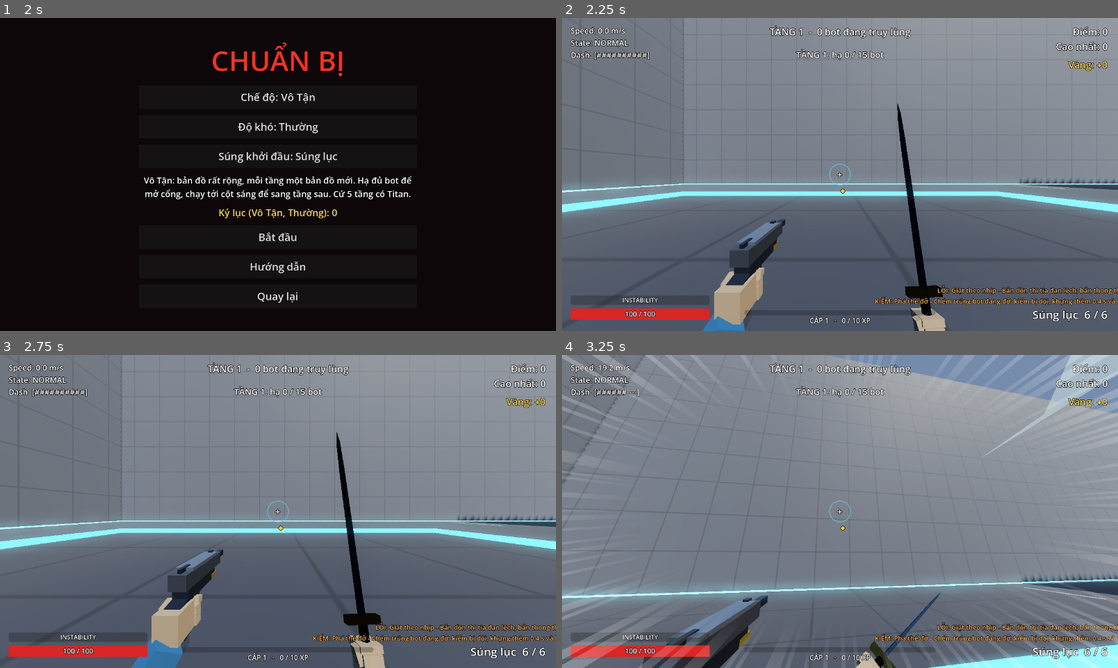
Above: before the commit, frames 1-4 (two rows, left to right).
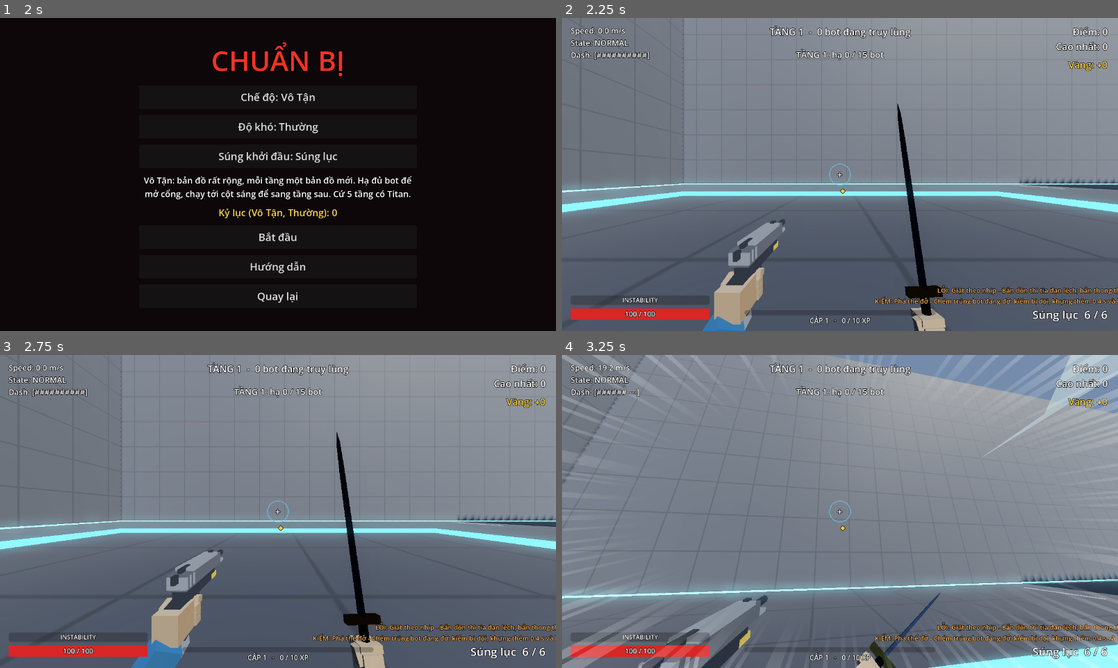
Above: after the commit, the same moments.

Repository: halo07-pixel/redliner
Game: Godot game, scene res://scenes/menu.tscn
Two runs of this game, one before a commit and one after it. Both use one fixed random seed, a clock stepped at 60 frames per second and the inputs below.
Inputs (mouse positions are in pixels of both pictures, inside the frame that each line leads up to):
- Up to frame 1 (2 s): click "Chơi" at 0.5 s; click "Cửa hàng" at 1.25 s
- Up to frame 2 (2.25 s): click "Cài đặt" at 2 s
- Up to frame 3 (2.75 s): no input
- Up to frame 4 (3.25 s): tap Enter at 2.75 s; move the mouse to (867, 511) at 2.77 s; hold W (move_forward) from 2.78 s (still down); hold Space (jump) from 2.78 s (still down); tap Shift (dash) at 2.85 s; click (867, 511) at 2.92 s

Frame 1 is identical in both runs. In frame 2, 1.0% of the frame differs, in the area x 29-41%, y 64-100%; in frame 3, 0.9%; in frame 4, 2.0%, in the area x 13-37%, y 76-100%.

Commit message:
M43: 4 sung low poly (Blender .glb) cho viewmodel va bot xa thu/phao thu
- tools/blender/make_guns.py (bpy 5.3 chay duoc tren cloud) -> pistol/shotgun/launcher/sniper.glb
- muzzle + phan cu dong Mag/Pump/Cap/Bolt theo ten; viewmodel _add_lowpoly_gun
- PALETTE/MATERIAL_PARAMS them mau sung; Global.LOWPOLY.guns
- test_m43; docs ASSETS/HANDOFF

Co-Authored-By: Claude Sonnet 5.5 <noreply@anthropic.com>
Claude-Session: https://claude.ai/code/session_011ynLRk7SUXMMCvF1eitzue

Diff:
--- a/scripts/data/visual_data.gd
+++ b/scripts/data/visual_data.gd
@@ -17,12 +17,24 @@
 	"steel_dark": Color(0.4875, 0.507, 0.546),
 	"gold": Color(0.8, 0.65, 0.25),
 	"leather": Color(0.28, 0.17, 0.1),
+	"gun_metal": Color(0.17, 0.18, 0.21),
+	"gun_metal_light": Color(0.3194, 0.3276, 0.3522),
+	"wood": Color(0.32, 0.2, 0.1),
+	"red": Color(0.7, 0.15, 0.1),
+	"scope_dark": Color(0.08, 0.08, 0.1),
 }
 
 ## M42 "Chuẩn low poly": model dựng trong Blender (.glb). `enabled` = false -> quay về khối/FBX cũ. Chuẩn đầy đủ: docs/ASSETS.md.
 const LOWPOLY: Dictionary = {
 	"enabled": true,
 	"sword": "res://assets/weapons/lowpoly/sword.glb",
+	# M43: súng cầm tay (gốc = bàn tay cầm, nòng -Z; phần cử động Mag/Pump/Cap/Bolt; Empty `muzzle`)
+	"guns": {
+		"pistol": "res://assets/weapons/lowpoly/pistol.glb",
+		"shotgun": "res://assets/weapons/lowpoly/shotgun.glb",
+		"launcher": "res://assets/weapons/lowpoly/launcher.glb",
+		"sniper": "res://assets/weapons/lowpoly/sniper.glb",
+	},
 	# Ngân sách tam giác tối đa mỗi loại (đếm theo mesh trong .glb)
 	"budget": {"bot": 1500, "weapon": 600, "prop": 1200},
 }
@@ -42,6 +54,11 @@
 	"steel_dark": {"metallic": 0.0, "roughness": 0.6, "emission": 0.0, "tile": 1.0},
 	"gold": {"metallic": 0.0, "roughness": 0.6, "emission": 0.0, "tile": 1.0},
 	"leather": {"metallic": 0.0, "roughness": 0.6, "emission": 0.0, "tile": 1.0},
+	"gun_metal": {"metallic": 0.0, "roughness": 0.6, "emission": 0.0, "tile": 1.0},
+	"gun_metal_light": {"metallic": 0.0, "roughness": 0.6, "emission": 0.0, "tile": 1.0},
+	"wood": {"metallic": 0.0, "roughness": 0.6, "emission": 0.0, "tile": 1.0},
+	"red": {"metallic": 0.0, "roughness": 0.6, "emission": 0.0, "tile": 1.0},
+	"scope_dark": {"metallic": 0.0, "roughness": 0.6, "emission": 0.0, "tile": 1.0},
 }
 
 ## Chất lượng đồ họa (M6.3): chỉ số 0=Thấp, 1=Vừa, 2=Cao.
--- a/scripts/mannequin_gltf.gd
+++ b/scripts/mannequin_gltf.gd
@@ -38,9 +38,11 @@
 	"swordsman": {"file": "res://assets/weapons/quaternius/Sword.fbx", "length": 1.0, "grip": 0.15, "melee": true, "hold_deg": -56.0,
 		"lowpoly": {"file": "res://assets/weapons/lowpoly/sword.glb", "grip": 0.11, "flip": true}},
 	"elite": {"file": "res://assets/weapons/quaternius/Axe_Double.fbx", "length": 0.85, "grip": 0.2, "melee": true, "hold_deg": -56.0},
-	"gunner": {"file": "res://assets/weapons/honeybadger/HoneyBadger.fbx", "length": 0.85, "grip": 0.45, "melee": false, "hold_deg": -90.0},
+	"gunner": {"file": "res://assets/weapons/honeybadger/HoneyBadger.fbx", "length": 0.85, "grip": 0.45, "melee": false, "hold_deg": -90.0,
+		"lowpoly": {"file": "res://assets/weapons/lowpoly/sniper.glb", "length": 0.95, "grip": 0.135, "flip": true}},
 	"rusher": {"file": "res://assets/weapons/quaternius/Dagger.fbx", "length": 0.6, "grip": 0.1, "melee": true, "hold_deg": -56.0},
-	"bomber": {"file": "res://assets/weapons/honeybadger/HoneyBadger.fbx", "length": 0.95, "grip": 0.45, "melee": false, "hold_deg": -90.0},
+	"bomber": {"file": "res://assets/weapons/honeybadger/HoneyBadger.fbx", "length": 0.95, "grip": 0.45, "melee": false, "hold_deg": -90.0,
+		"lowpoly": {"file": "res://assets/weapons/lowpoly/launcher.glb", "length": 0.7, "grip": 0.094, "flip": true}},
 }
 
 ## Nạp trước model người que + vũ khí bằng luồng nền khi vào trận, để bot đầu tiên không làm giật khung (nạp lần đầu ~50-130 ms).
--- a/scripts/viewmodel.gd
+++ b/scripts/viewmodel.gd
@@ -149,6 +149,8 @@
 var weapon_id: String = "pistol"
 var _gun_models: Dictionary = {}
 var _flash_z: Dictionary = {}
+## Tên phần cử động trong .glb của từng súng (M43).
+const _LOWPOLY_ANIM: Dictionary = {"pistol": "Mag", "shotgun": "Pump", "launcher": "Cap", "sniper": "Bolt"}
 var muzzle_flash: MeshInstance3D
 
 var bob_offset: Vector3 = Vector3.ZERO   # nhún hiện tại (để test)
@@ -215,18 +217,19 @@
 	gun_pivot = _node("GunPivot", self, V["gun_pos"])
 	_gun_rest_pos = gun_pivot.position
 	var pistol := _node("Pistol", gun_pivot, Vector3.ZERO)
-	_part(pistol, Vector3(0.05, 0.04, 0.2), Vector3(0.0, 0.0, -0.08), metal)               # khung
-	_part(pistol, Vector3(0.056, 0.05, 0.27), Vector3(0.0, 0.045, -0.1), metal_light)      # thân trượt
-	_part(pistol, Vector3(0.026, 0.026, 0.09), Vector3(0.0, 0.048, -0.275), metal)         # nòng
-	_part(pistol, Vector3(0.018, 0.016, 0.02), Vector3(0.0, 0.078, -0.2), metal)           # đầu ruồi
-	_part(pistol, Vector3(0.048, 0.11, 0.055), Vector3(0.0, -0.065, 0.02), metal, Vector3(12.0, 0.0, 0.0)) # báng
-	_part(pistol, Vector3(0.016, 0.03, 0.07), Vector3(0.0, -0.035, -0.045), metal)         # bao cò
-	_part(pistol, Vector3(0.058, 0.012, 0.2), Vector3(0.0, 0.074, -0.1), steel_dark)       # M29: rãnh trượt
-	_part(pistol, Vector3(0.012, 0.014, 0.05), Vector3(0.0, 0.076, 0.0), metal)            # khe ngắm sau
-	_part(pistol, Vector3(0.052, 0.02, 0.05), Vector3(0.0, -0.01, -0.17), gold)            # vòng khoá nòng
-	var pmag := _node("Mag", pistol, Vector3.ZERO)
-	_part(pmag, Vector3(0.04, 0.05, 0.045), Vector3(0.0, -0.135, 0.03), steel_dark, Vector3(12.0, 0.0, 0.0))  # băng đạn thò dưới báng
-	_anim_parts["pistol"] = {"node": pmag, "pos": pmag.position, "rot": pmag.rotation_degrees}
+	if not _add_lowpoly_gun("pistol", pistol):
+		_part(pistol, Vector3(0.05, 0.04, 0.2), Vector3(0.0, 0.0, -0.08), metal)               # khung
+		_part(pistol, Vector3(0.056, 0.05, 0.27), Vector3(0.0, 0.045, -0.1), metal_light)      # thân trượt
+		_part(pistol, Vector3(0.026, 0.026, 0.09), Vector3(0.0, 0.048, -0.275), metal)         # nòng
+		_part(pistol, Vector3(0.018, 0.016, 0.02), Vector3(0.0, 0.078, -0.2), metal)           # đầu ruồi
+		_part(pistol, Vector3(0.048, 0.11, 0.055), Vector3(0.0, -0.065, 0.02), metal, Vector3(12.0, 0.0, 0.0)) # báng
+		_part(pistol, Vector3(0.016, 0.03, 0.07), Vector3(0.0, -0.035, -0.045), metal)         # bao cò
+		_part(pistol, Vector3(0.058, 0.012, 0.2), Vector3(0.0, 0.074, -0.1), steel_dark)       # M29: rãnh trượt
+		_part(pistol, Vector3(0.012, 0.014, 0.05), Vector3(0.0, 0.076, 0.0), metal)            # khe ngắm sau
+		_part(pistol, Vector3(0.052, 0.02, 0.05), Vector3(0.0, -0.01, -0.17), gold)            # vòng khoá nòng
+		var pmag := _node("Mag", pistol, Vector3.ZERO)
+		_part(pmag, Vector3(0.04, 0.05, 0.045), Vector3(0.0, -0.135, 0.03), steel_dark, Vector3(12.0, 0.0, 0.0))  # băng đạn thò dưới báng
+		_anim_parts["pistol"] = {"node": pmag, "pos": pmag.position, "rot": pmag.rotation_degrees}
 	_gun_fingers = _hand(gun_pivot, Vector3(0.0, -0.06, 0.02), glove, false)
 	_gun_arm = _make_arm(gun_pivot, Vector3(0.0, -0.1, 0.07), Vector3(V["gun_shoulder"]), Vector3(-0.6, -1.0, 0.25), sleeve)
 	var fm := StandardMaterial3D.new()
@@ -254,48 +257,51 @@
 
 	# ---- Các súng khác (cùng gốc = bàn tay cầm; chỉ hiện súng đang chọn) ----
 	_gun_models["pistol"] = pistol
-	_flash_z["pistol"] = -0.36
+	_flash_z["pistol"] = _flash_z.get("pistol", -0.36)
 	var wood := _mat(Color(0.32, 0.2, 0.1), 0.0, 0.8)
 	var scope_mat := _mat(Color(0.08, 0.08, 0.1), 0.5, 0.3)
 	var red := _mat(Color(0.7, 0.15, 0.1), 0.2, 0.6)
 	var sg := _node("Shotgun", gun_pivot, Vector3.ZERO)
-	_part(sg, Vector3(0.03, 0.03, 0.5), Vector3(-0.02, 0.05, -0.3), metal)                  # nòng trái
-	_part(sg, Vector3(0.03, 0.03, 0.5), Vector3(0.02, 0.05, -0.3), metal)                   # nòng phải
-	_part(sg, Vector3(0.09, 0.05, 0.12), Vector3(0.0, 0.02, -0.02), metal_light)            # thân
-	var pump := _node("Pump", sg, Vector3.ZERO)
-	_part(pump, Vector3(0.05, 0.035, 0.22), Vector3(0.0, 0.01, -0.2), wood)                 # ốp tay (ống trượt)
-	_part(pump, Vector3(0.056, 0.012, 0.03), Vector3(0.0, 0.01, -0.1), steel_dark)          # M29: vòng ốp tay
-	_part(sg, Vector3(0.012, 0.012, 0.46), Vector3(0.0, 0.074, -0.3), metal_light)          # thanh ngắm giữa 2 nòng
-	_part(sg, Vector3(0.016, 0.016, 0.016), Vector3(0.0, 0.086, -0.52), gold)               # đầu ruồi
-	_anim_parts["shotgun"] = {"node": pump, "pos": pump.position, "rot": pump.rotation_degrees}
-	_part(sg, Vector3(0.05, 0.11, 0.06), Vector3(0.0, -0.065, 0.04), wood, Vector3(12.0, 0.0, 0.0)) # báng
+	if not _add_lowpoly_gun("shotgun", sg):
+		_part(sg, Vector3(0.03, 0.03, 0.5), Vector3(-0.02, 0.05, -0.3), metal)                  # nòng trái
+		_part(sg, Vector3(0.03, 0.03, 0.5), Vector3(0.02, 0.05, -0.3), metal)                   # nòng phải
+		_part(sg, Vector3(0.09, 0.05, 0.12), Vector3(0.0, 0.02, -0.02), metal_light)            # thân
+		var pump := _node("Pump", sg, Vector3.ZERO)
+		_part(pump, Vector3(0.05, 0.035, 0.22), Vector3(0.0, 0.01, -0.2), wood)                 # ốp tay (ống trượt)
+		_part(pump, Vector3(0.056, 0.012, 0.03), Vector3(0.0, 0.01, -0.1), steel_dark)          # M29: vòng ốp tay
+		_part(sg, Vector3(0.012, 0.012, 0.46), Vector3(0.0, 0.074, -0.3), metal_light)          # thanh ngắm giữa 2 nòng
+		_part(sg, Vector3(0.016, 0.016, 0.016), Vector3(0.0, 0.086, -0.52), gold)               # đầu ruồi
+		_anim_parts["shotgun"] = {"node": pump, "pos": pump.position, "rot": pump.rotation_degrees}
+		_part(sg, Vector3(0.05, 0.11, 0.06), Vector3(0.0, -0.065, 0.04), wood, Vector3(12.0, 0.0, 0.0)) # báng
 	_gun_models["shotgun"] = sg
-	_flash_z["shotgun"] = -0.6
+	_flash_z["shotgun"] = _flash_z.get("shotgun", -0.6)
 	var ln := _node("Launcher", gun_pivot, Vector3.ZERO)
-	_part(ln, Vector3(0.11, 0.11, 0.55), Vector3(0.0, 0.07, -0.22), metal_light)            # ống phóng
-	var lcap := _node("Cap", ln, Vector3(0.0, 0.07, -0.5))
-	_part(lcap, Vector3(0.13, 0.13, 0.06), Vector3.ZERO, red)                               # miệng ống (nắp mở khi nạp)
-	_part(ln, Vector3(0.12, 0.016, 0.1), Vector3(0.0, 0.134, -0.3), steel_dark)             # M29: băng đạn / giá đỡ
-	_part(ln, Vector3(0.016, 0.1, 0.016), Vector3(0.0, 0.02, -0.12), metal)                 # tay cầm trước
-	_anim_parts["launcher"] = {"node": lcap, "pos": lcap.position, "rot": lcap.rotation_degrees}
-	_part(ln, Vector3(0.05, 0.1, 0.05), Vector3(0.0, -0.04, 0.02), metal, Vector3(12.0, 0.0, 0.0)) # báng
-	_part(ln, Vector3(0.03, 0.04, 0.1), Vector3(0.0, 0.15, -0.1), metal)                    # ngắm
+	if not _add_lowpoly_gun("launcher", ln):
+		_part(ln, Vector3(0.11, 0.11, 0.55), Vector3(0.0, 0.07, -0.22), metal_light)            # ống phóng
+		var lcap := _node("Cap", ln, Vector3(0.0, 0.07, -0.5))
+		_part(lcap, Vector3(0.13, 0.13, 0.06), Vector3.ZERO, red)                               # miệng ống (nắp mở khi nạp)
+		_part(ln, Vector3(0.12, 0.016, 0.1), Vector3(0.0, 0.134, -0.3), steel_dark)             # M29: băng đạn / giá đỡ
+		_part(ln, Vector3(0.016, 0.1, 0.016), Vector3(0.0, 0.02, -0.12), metal)                 # tay cầm trước
+		_anim_parts["launcher"] = {"node": lcap, "pos": lcap.position, "rot": lcap.rotation_degrees}
+		_part(ln, Vector3(0.05, 0.1, 0.05), Vector3(0.0, -0.04, 0.02), metal, Vector3(12.0, 0.0, 0.0)) # báng
+		_part(ln, Vector3(0.03, 0.04, 0.1), Vector3(0.0, 0.15, -0.1), metal)                    # ngắm
 	_gun_models["launcher"] = ln
-	_flash_z["launcher"] = -0.58
+	_flash_z["launcher"] = _flash_z.get("launcher", -0.58)
 	var sn := _node("Sniper", gun_pivot, Vector3.ZERO)
-	_part(sn, Vector3(0.03, 0.03, 0.75), Vector3(0.0, 0.05, -0.4), metal)                   # nòng dài
-	_part(sn, Vector3(0.06, 0.06, 0.3), Vector3(0.0, 0.02, -0.02), metal_light)             # thân
-	_part(sn, Vector3(0.05, 0.05, 0.22), Vector3(0.0, 0.11, -0.1), scope_mat)               # ống ngắm
-	_part(sn, Vector3(0.03, 0.04, 0.03), Vector3(0.0, 0.075, -0.05), metal)                 # chân ngắm
-	var bolt := _node("Bolt", sn, Vector3(0.04, 0.035, 0.0))
-	_part(bolt, Vector3(0.012, 0.012, 0.05), Vector3.ZERO, gold)                            # M29: khoá nòng
-	_part(bolt, Vector3(0.03, 0.012, 0.012), Vector3(0.015, 0.0, 0.02), gold)               # tay kéo
-	_part(sn, Vector3(0.04, 0.012, 0.18), Vector3(0.0, 0.052, -0.1), metal_light)           # thanh ray
-	_part(sn, Vector3(0.012, 0.012, 0.1), Vector3(0.0, 0.0, -0.78), steel_dark)             # chân hãm nòng
-	_anim_parts["sniper"] = {"node": bolt, "pos": bolt.position, "rot": bolt.rotation_degrees}
-	_part(sn, Vector3(0.05, 0.11, 0.06), Vector3(0.0, -0.065, 0.06), metal, Vector3(12.0, 0.0, 0.0)) # báng
+	if not _add_lowpoly_gun("sniper", sn):
+		_part(sn, Vector3(0.03, 0.03, 0.75), Vector3(0.0, 0.05, -0.4), metal)                   # nòng dài
+		_part(sn, Vector3(0.06, 0.06, 0.3), Vector3(0.0, 0.02, -0.02), metal_light)             # thân
+		_part(sn, Vector3(0.05, 0.05, 0.22), Vector3(0.0, 0.11, -0.1), scope_mat)               # ống ngắm
+		_part(sn, Vector3(0.03, 0.04, 0.03), Vector3(0.0, 0.075, -0.05), metal)                 # chân ngắm
+		var bolt := _node("Bolt", sn, Vector3(0.04, 0.035, 0.0))
+		_part(bolt, Vector3(0.012, 0.012, 0.05), Vector3.ZERO, gold)                            # M29: khoá nòng
+		_part(bolt, Vector3(0.03, 0.012, 0.012), Vector3(0.015, 0.0, 0.02), gold)               # tay kéo
+		_part(sn, Vector3(0.04, 0.012, 0.18), Vector3(0.0, 0.052, -0.1), metal_light)           # thanh ray
+		_part(sn, Vector3(0.012, 0.012, 0.1), Vector3(0.0, 0.0, -0.78), steel_dark)             # chân hãm nòng
+		_anim_parts["sniper"] = {"node": bolt, "pos": bolt.position, "rot": bolt.rotation_degrees}
+		_part(sn, Vector3(0.05, 0.11, 0.06), Vector3(0.0, -0.065, 0.06), metal, Vector3(12.0, 0.0, 0.0)) # báng
 	_gun_models["sniper"] = sn
-	_flash_z["sniper"] = -0.82
+	_flash_z["sniper"] = _flash_z.get("sniper", -0.82)
 	set_weapon("pistol", false)
 	_sw.pos.x = sword_pivot.position
 	_sw.rot.x = sword_pivot.rotation_degrees
@@ -365,6 +371,32 @@
 	parent.add_child(blade)
 	for mi in blade.find_children("*", "MeshInstance3D", true, false):
 		(mi as MeshInstance3D).cast_shadow = GeometryInstance3D.SHADOW_CASTING_SETTING_OFF
+	return true
+
+
+## M43: súng low poly (.glb) đặt dưới `parent`. Phần cử động (Mag/Pump/Cap/Bolt) tìm theo tên, `muzzle` cho z chớp lửa.
+## Trả về false (-> dùng khối cũ) khi tắt hoặc thiếu file.
+func _add_lowpoly_gun(id: String, parent: Node3D) -> bool:
+	if not bool(Global.LOWPOLY["enabled"]) or not Global.LOWPOLY["guns"].has(id):
+		return false
+	var path: String = String(Global.LOWPOLY["guns"][id])
+	if not ResourceLoader.exists(path):
+		return false
+	var scene := load(path) as PackedScene
+	if scene == null:
+		return false
+	var model: Node3D = scene.instantiate()
+	model.name = "LowPoly"
+	parent.add_child(model)
+	for mi in model.find_children("*", "MeshInstance3D", true, false):
+		(mi as MeshInstance3D).cast_shadow = GeometryInstance3D.SHADOW_CASTING_SETTING_OFF
+	var mz: Node3D = model.get_node_or_null("muzzle")
+	if mz != null:
+		_flash_z[id] = mz.position.z
+	var anim_name: String = String(_LOWPOLY_ANIM[id])
+	var node: Node3D = model.get_node_or_null(anim_name)
+	if node != null:
+		_anim_parts[id] = {"node": node, "pos": node.position, "rot": node.rotation_degrees}
 	return true
 
 
--- a/tools/tests/test_m42.gd
+++ b/tools/tests/test_m42.gd
@@ -96,7 +96,7 @@
 	print("[bot kiếm sĩ]")
 	var MG = load("res://scripts/mannequin_gltf.gd")
 	_check(String(MG.weapon_config("swordsman")["file"]) == path and bool(MG.weapon_config("swordsman")["flip"]), "kiếm sĩ trỏ tới glb (flip)")
-	_check(String(MG.weapon_config("elite")["file"]).ends_with("Axe_Double.fbx") and String(MG.weapon_config("gunner")["file"]).ends_with("HoneyBadger.fbx"), "các loại khác giữ model cũ")
+	_check(String(MG.weapon_config("elite")["file"]).ends_with("Axe_Double.fbx") and String(MG.weapon_config("rusher")["file"]).ends_with("Dagger.fbx"), "tinh anh / kẻ lao tới giữ model cũ (xạ thủ, pháo thủ đã đổi ở M43)")
 	var m: Node3D = MG.new()
 	m.kind = "swordsman"
 	root.add_child(m)
--- /dev/null
+++ b/tools/tests/test_m43.gd
@@ -0,0 +1,152 @@
+extends SceneTree
+## M43 "4 súng low poly": pistol/shotgun/launcher/sniper dựng trong Blender (.glb) nạp được, trong ngân sách tam giác, nòng về -Z,
+## có Empty `muzzle` + phần cử động (Mag/Pump/Cap/Bolt) đúng trục xoay; viewmodel dùng chúng (chớp lửa theo `muzzle`, nạp đạn vẫn
+## chạy bộ phận); bot xạ thủ/pháo thủ cầm súng low poly. Bộ test cũ giữ xanh.
+##   timeout 120 godot --headless --path . -s tools/tests/test_m43.gd
+
+const GUNS: Array = ["pistol", "shotgun", "launcher", "sniper"]
+## Theo viewmodel cũ: z chớp lửa và trục xoay của phần cử động.
+const MUZZLE_Z: Dictionary = {"pistol": -0.36, "shotgun": -0.6, "launcher": -0.58, "sniper": -0.82}
+const ANIM: Dictionary = {"pistol": ["Mag", Vector3(0.0, 0.0, 0.0)], "shotgun": ["Pump", Vector3(0.0, 0.0, 0.0)],
+	"launcher": ["Cap", Vector3(0.0, 0.07, -0.5)], "sniper": ["Bolt", Vector3(0.04, 0.035, 0.0)]}
+
+var failures: int = 0
+
+
+func _check(cond: bool, msg: String) -> void:
+	if cond:
+		print("  PASS  ", msg)
+	else:
+		failures += 1
+		printerr("  FAIL  ", msg)
+
+
+func _initialize() -> void:
+	_run()
+
+
+func _tris(n: Node) -> int:
+	var t: int = 0
+	for mi in n.find_children("*", "MeshInstance3D", true, false):
+		var mesh: Mesh = (mi as MeshInstance3D).mesh
+		for s in mesh.get_surface_count():
+			var arr: Array = mesh.surface_get_arrays(s)
+			var idx = arr[Mesh.ARRAY_INDEX]
+			t += (idx.size() if idx != null and idx.size() > 0 else arr[Mesh.ARRAY_VERTEX].size()) / 3
+	return t
+
+
+func _aabb(n: Node3D) -> AABB:
+	var r := AABB()
+	var first := true
+	for mi in n.find_children("*", "MeshInstance3D", true, false):
+		var m := mi as MeshInstance3D
+		var a: AABB = m.transform * m.get_aabb()
+		var p: Node = m.get_parent()
+		while p != n and p is Node3D:
+			a = (p as Node3D).transform * a
+			p = p.get_parent()
+		r = a if first else r.merge(a)
+		first = false
+	return r
+
+
+func _run() -> void:
+	await process_frame
+	var G = root.get_node("Global")
+	var L: Dictionary = G.LOWPOLY
+	var budget: int = int(L["budget"]["weapon"])
+	var tris: Dictionary = {}
+
+	print("[dữ liệu]")
+	_check(L["guns"].keys().size() == 4, "LOWPOLY.guns có 4 súng")
+	for k in ["gun_metal", "gun_metal_light", "wood", "red", "scope_dark"]:
+		_check(G.PALETTE.has(k) and G.MATERIAL_PARAMS.has(k), "PALETTE + MATERIAL_PARAMS có " + k)
+
+	for id in GUNS:
+		print("[%s.glb]" % id)
+		var path: String = String(L["guns"][id])
+		_check(ResourceLoader.exists(path), "có file " + path)
+		var model: Node3D = (load(path) as PackedScene).instantiate()
+		root.add_child(model)
+		await process_frame
+		tris[id] = _tris(model)
+		_check(tris[id] >= 100 and tris[id] <= budget, "tam giác %d trong ngân sách %d" % [tris[id], budget])
+		var mz: Node3D = model.get_node_or_null("muzzle")
+		_check(mz != null and absf(mz.position.z - float(MUZZLE_Z[id])) < 0.005, "có Empty muzzle ở z=%.2f" % (mz.position.z if mz != null else 0.0))
+		var box: AABB = _aabb(model)
+		_check(mz != null and absf(box.position.z - mz.position.z) < 0.06, "nòng ở -Z: đầu nòng %.2f, muzzle %.2f" % [box.position.z, mz.position.z if mz != null else 0.0])
+		_check(box.position.x < 0.0 and box.end.x > 0.0 and box.end.z > 0.0 and box.position.z < -0.3, "gốc (bàn tay cầm) nằm trong thân súng")
+		var an: Node3D = model.get_node_or_null(String(ANIM[id][0]))
+		_check(an != null and an.position.is_equal_approx(ANIM[id][1]) and an.find_children("*", "MeshInstance3D", true, false).size() + (1 if an is MeshInstance3D else 0) >= 1, "phần cử động %s có trục xoay đúng %s" % [ANIM[id][0], str(ANIM[id][1])])
+		var names: Dictionary = {}
+		var flat: bool = true
+		for mi in model.find_children("*", "MeshInstance3D", true, false):
+			var mesh: Mesh = (mi as MeshInstance3D).mesh
+			for s in mesh.get_surface_count():
+				var m := mesh.surface_get_material(s) as BaseMaterial3D
+				if m != null:
+					names[m.resource_name] = true
+					flat = flat and m.albedo_texture == null
+		var pal_ok: bool = true
+		for nm in names:
+			pal_ok = pal_ok and G.PALETTE.has(String(nm).trim_prefix("gn_"))
+		_check(flat and pal_ok, "màu phẳng, đều có trong PALETTE (%s)" % str(names.keys()))
+		model.queue_free()
+
+	print("[viewmodel]")
+	var v: Node3D = load("res://scripts/viewmodel.gd").new()
+	root.add_child(v)
+	await process_frame
+	for id in GUNS:
+		var gm: Node3D = v._gun_models[id]
+		var lp: Node = gm.get_node_or_null("LowPoly")
+		_check(lp != null and _tris(lp) == tris[id], "%s: viewmodel nạp glb" % id)
+		var d: Dictionary = v._anim_parts[id]
+		_check(lp != null and lp.is_ancestor_of(d["node"]) and String(d["node"].name) == String(ANIM[id][0]), "%s: bộ phận cử động = node %s trong glb" % [id, ANIM[id][0]])
+		_check(absf(float(v._flash_z[id]) - float(MUZZLE_Z[id])) < 0.005, "%s: chớp lửa theo muzzle (z=%.2f)" % [id, v._flash_z[id]])
+		v.set_weapon(id, false)
+		_check(gm.visible and v.muzzle_flash.position.z == v._flash_z[id], "%s: chọn súng -> chớp lửa đúng chỗ" % id)
+		var other_hidden: bool = true
+		for k in GUNS:
+			other_hidden = other_hidden and (v._gun_models[k] as Node3D).visible == (k == id)
+		_check(other_hidden, "%s: chỉ hiện đúng một súng" % id)
+	# nạp đạn: bộ phận trong glb thật sự chuyển động
+	for id in GUNS:
+		v.set_weapon(id, false)
+		for i in 5:
+			v.update(1.0 / 60.0, 0.0, true, "")
+		var n: Node3D = v._anim_parts[id]["node"]
+		var p0: Vector3 = n.position
+		var r0: Vector3 = n.rotation_degrees
+		v.set_reloading(true)
+		var moved: bool = false
+		for i in 120:
+			v.update(1.0 / 60.0, 0.0, true, "")
+			moved = moved or n.position.distance_to(p0) > 0.01 or n.rotation_degrees.distance_to(r0) > 5.0
+		_check(moved, "%s: nạp đạn làm bộ phận %s chuyển động" % [id, n.name])
+		v.set_reloading(false)
+	v.queue_free()
+
+	print("[bot xạ thủ / pháo thủ]")
+	var MG = load("res://scripts/mannequin_gltf.gd")
+	for pair in [["gunner", "sniper"], ["bomber", "launcher"]]:
+		var cfg: Dictionary = MG.weapon_config(pair[0])
+		_check(String(cfg["file"]) == String(L["guns"][pair[1]]) and bool(cfg["flip"]), "%s trỏ tới %s.glb (flip)" % [pair[0], pair[1]])
+		var m: Node3D = MG.new()
+		m.kind = pair[0]
+		root.add_child(m)
+		await process_frame
+		var wb: AABB = _aabb(m.weapon)
+		_check(m.weapon != null and absf(wb.size.z - float(cfg["length"])) < 0.05, "%s: súng dài %.2f m theo trục -Z của khung cầm" % [pair[0], wb.size.z])
+		_check(wb.position.z < -0.4 * float(cfg["length"]) and wb.end.z > 0.0 and wb.end.z < 0.2, "%s: nòng về -Z, báng sau điểm cầm (%.2f .. %.2f)" % [pair[0], wb.position.z, wb.end.z])
+		_check(_tris(m.weapon) == tris[pair[1]], "%s: bot dùng đúng mesh glb" % pair[0])
+		m.queue_free()
+	_check(String(MG.weapon_config("elite")["file"]).ends_with("Axe_Double.fbx") and String(MG.weapon_config("rusher")["file"]).ends_with("Dagger.fbx"), "tinh anh / kẻ lao tới giữ model cũ (làm ở M44)")
+
+	print("")
+	if failures == 0:
+		print("TẤT CẢ ĐẠT")
+	else:
+		printerr("CÓ %d LỖI" % failures)
+	quit(1 if failures > 0 else 0)
Binary file added: assets/weapons/lowpoly/launcher.glb
Not shown, added: assets/weapons/lowpoly/launcher.glb.import
Binary file added: assets/weapons/lowpoly/pistol.glb
Not shown, added: assets/weapons/lowpoly/pistol.glb.import
Binary file added: assets/weapons/lowpoly/shotgun.glb
Not shown, added: assets/weapons/lowpoly/shotgun.glb.import
Binary file added: assets/weapons/lowpoly/sniper.glb
Not shown, added: assets/weapons/lowpoly/sniper.glb.import
Not shown, added: tools/tests/test_m42.gd.uid
Not shown, changed: docs/ASSETS.md
Not shown, changed: docs/HANDOFF.md
Not shown, changed: docs/HANDOFF_HISTORY.md
